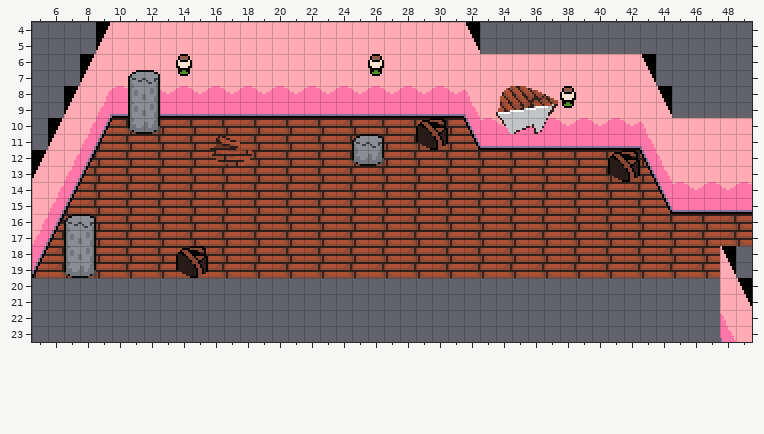
An edit to a level. Tiled map, assets/maps/s1s2.tmx. Above: the version before the commit.
Cells are 8x8 px. Shown: x 5..49, y 4..23. The old version is drawn lined up with the new one.
Once edited:
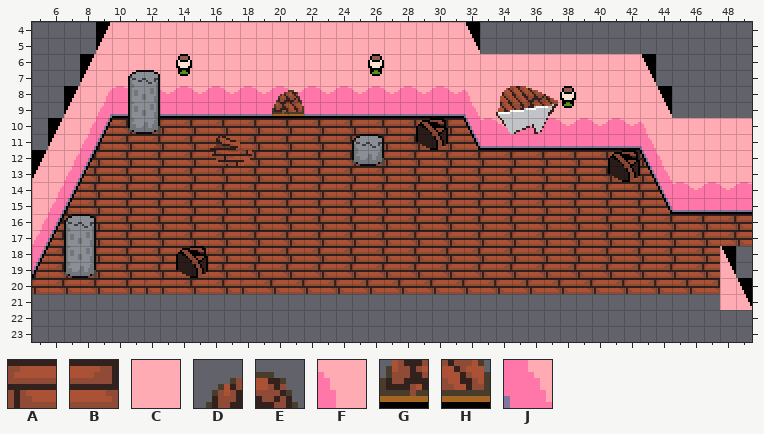
Key: from "tileset": A 134, B 135, C 267, D 368, E 369, F 397, G 400, H 401, J 429.
_ is an empty cell.
From old to new:
{"change": "map size 50x24 -> 50x22 cells"}
{"where": "layer \"Background\""}
{"y":20,"x":5,"old":"___________________________________________","new":"ABABABAAABABAABABABABABABABABABABABABABABAB"}
{"where": "layer \"Tilemap\""}
{"y":8,"x":20,"old":"__","new":"DE"}
{"y":9,"x":20,"old":"__","new":"GH"}
{"y":22,"x":48,"old":"FC","new":"__"}
{"y":23,"x":48,"old":"JC","new":"__"}
